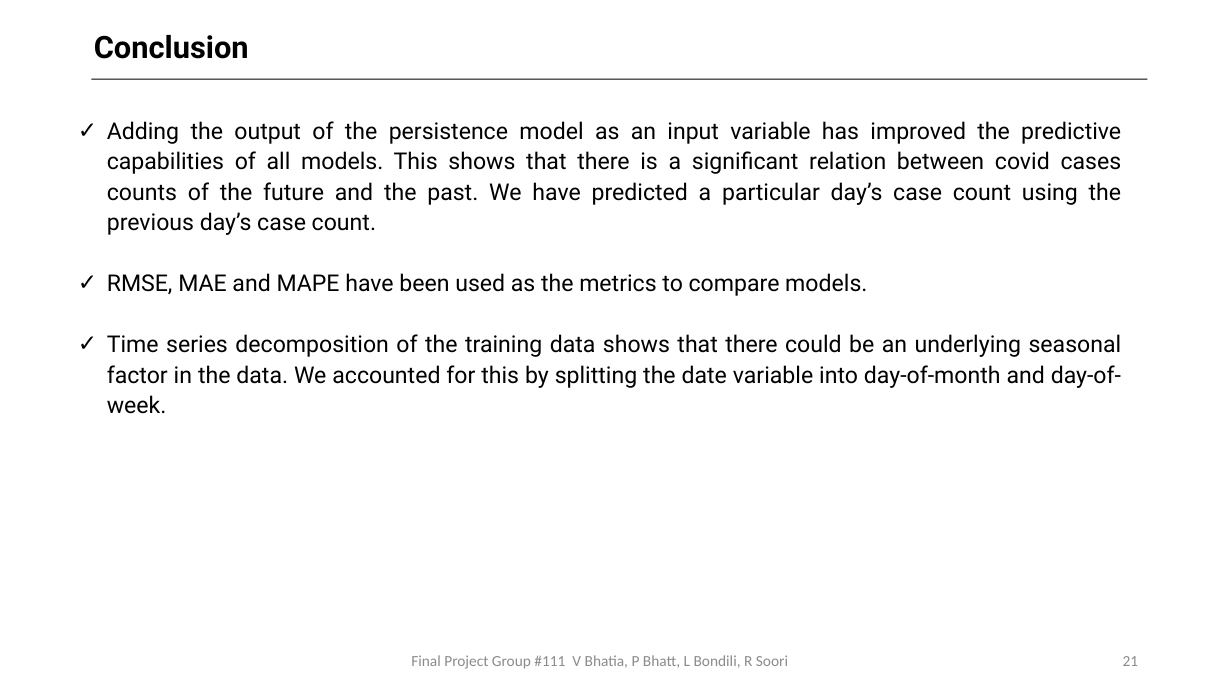
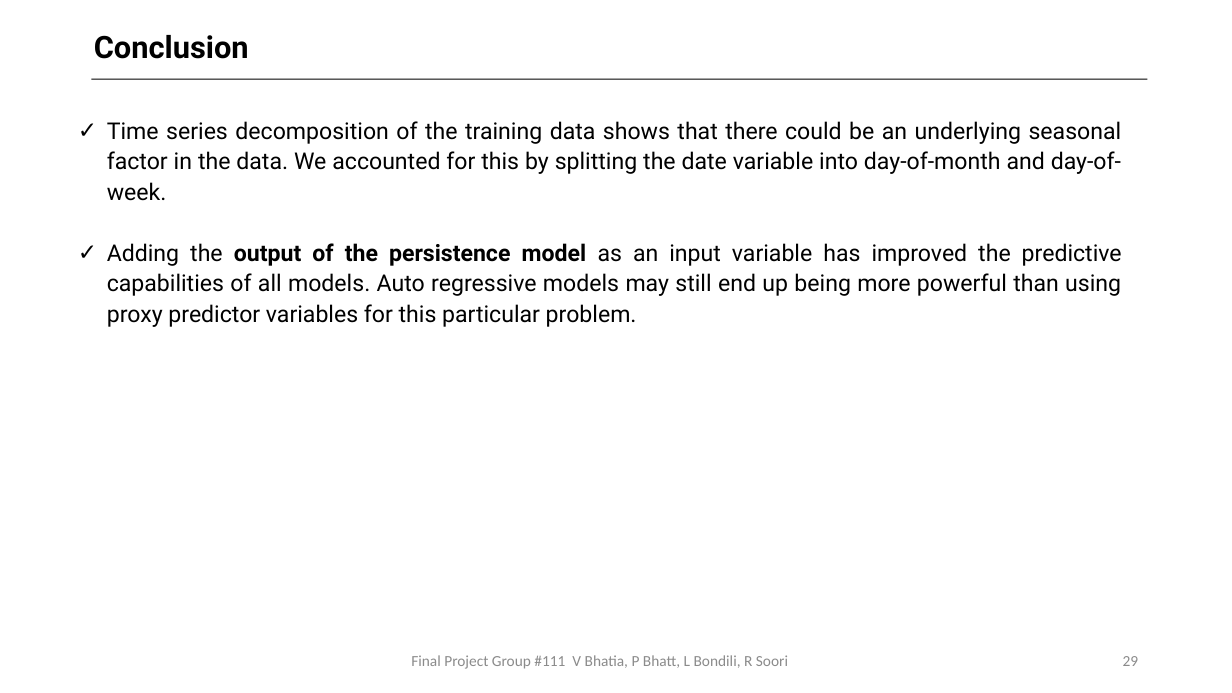
Before and after one commit to bhatiavr/cs109b-final-project-111, a slide deck: slide 29 of docs/Forecasting COVID-19 Cases Using SARS-Cov-2 Titers in Wastewater.pptx (slide 21 before the commit). Drawn at 1232x693 pixels with LibreOffice and Linux fonts; fonts in the diff are those of the drawing. Boxes give left, top, right and bottom in pixels: in the first picture for what was removed or moved away, otherwise in the second. Text is boxed around its words. In the diff, an @@ line names an element or a change of style, - is before the commit and + after.

```diff
--- a/docs/Forecasting COVID-19 Cases Using SARS-Cov-2 Titers in Wastewater.pptx
+++ b/docs/Forecasting COVID-19 Cases Using SARS-Cov-2 Titers in Wastewater.pptx
@@ text at box(107, 121, 1122, 296): paragraphs removed @@
-✓ Adding the output of the persistence model as an input variable has improved the predictive capabilities of all models. This shows that there is a significant relation between covid cases counts of the future and the past. We have predicted a particular day’s case count using the previous day’s case count.
-✓ RMSE, MAE and MAPE have been used as the metrics to compare models.
@@ text at box(107, 243, 1122, 327): paragraph added @@
+✓ Adding the output of the persistence model as an input variable has improved the predictive capabilities of all models. Auto regressive models may still end up being more powerful than using proxy predictor variables for this particular problem.
@@ page number at box(1123, 656, 1139, 666): text changed @@
-21
+29
```
Also in this commit, not shown: 9 other slides changed, 11 slides added, 3 slides removed, 1 other file.
